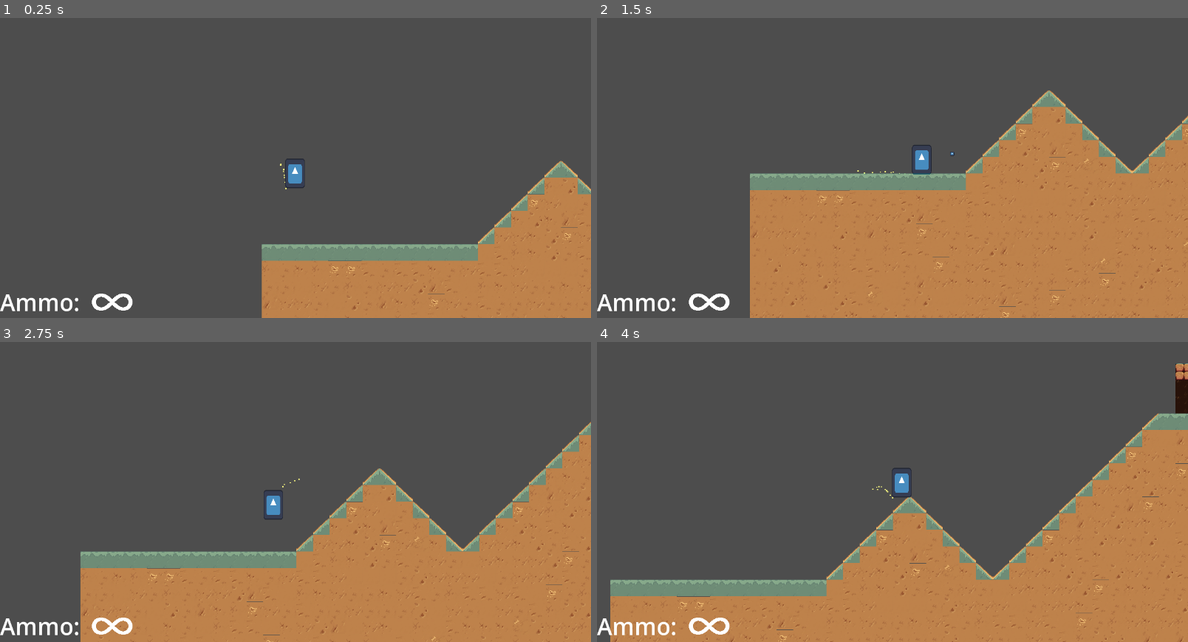
Above: before the commit, frames 1-4 (two rows, left to right).
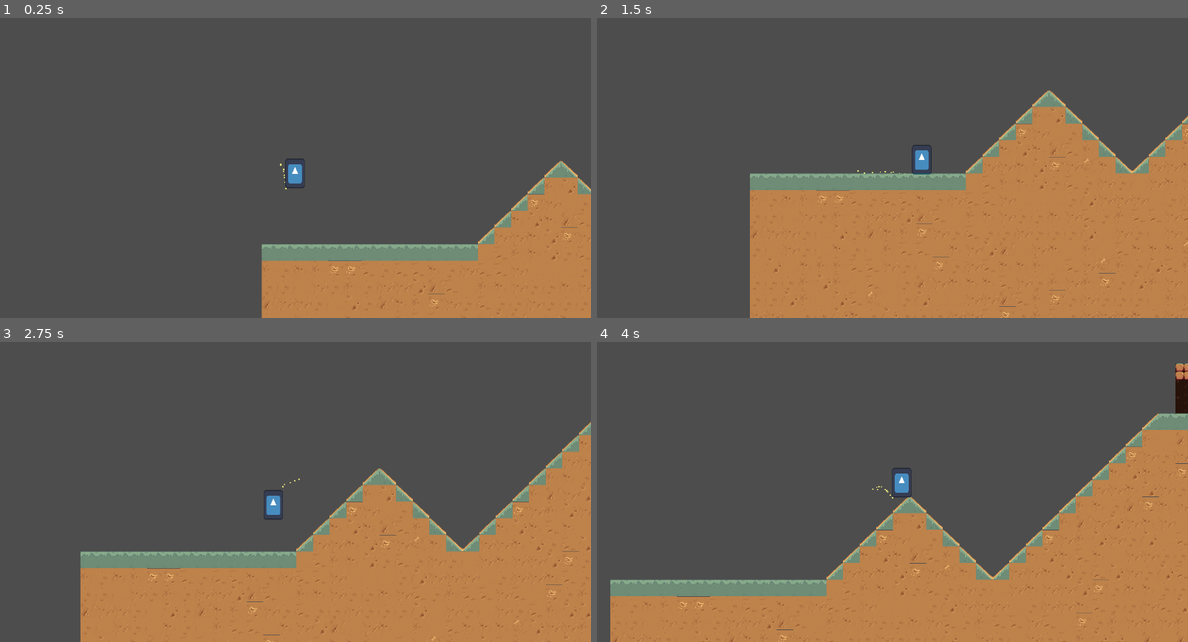
Above: after the commit, the same moments.

Repository: dzfrias/gladiator
Game: Godot game, scene res://scenes/mission.tscn
The game is run twice, just before and just after one commit, with the same random seed, the same clock (stepped at 60 frames per second) and the same inputs. This scene is started directly instead of the project's main scene. The engine's default icon, where the game draws it, is replaced by a stand-in: a white triangle on a blue panel in a dark square. Sound files missing from this copy of the repository are replaced by a short silence.
Inputs (mouse positions are in pixels of both pictures, inside the frame that each line leads up to):
- Up to frame 1 (0.25 s): no input
- Up to frame 2 (1.5 s): move the mouse to (715, 303) at 0.52 s; hold S (crouch) 0.53-1.28 s; hold D (right) from 0.53 s (still down); tap Space (jump) at 0.77, 1.07 s; move the mouse to (774, 168) at 1.27 s; click (774, 168) at 1.35 s
- Up to frame 3 (2.75 s): tap Space (jump) at 1.52, 1.82 s; move the mouse to (354, 402) at 2.02 s; release D (right) at 2.03 s; hold A (left) from 2.03 s (still down); hold I (interact) from 2.03 s (still down)
- Up to frame 4 (4 s): move the mouse to (862, 543) at 2.77 s; release A (left) at 2.78 s; release I (interact) at 2.78 s; hold D (right) from 2.78 s (still down); tap E (roll) at 2.85 s; tap Space (jump) at 3.02, 3.32, 3.77 s; move the mouse to (1069, 525) at 3.52 s; hold Shift (shield) from 3.53 s (still down)

The runs differ from the first frame. In frame 1, 0.5% of the frame differs, in the area x 0-23%, y 91-98%; in frame 2, 0.5%, in the area x 0-61%, y 44-98%; in frame 3, 0.5%; in frame 4, 0.5%.

Commit message:
Remove experimental code

Diff:
--- a/scripts/player/player.gd
+++ b/scripts/player/player.gd
@@ -23,9 +23,6 @@
 }
 
 func _ready() -> void:
-	var pistol := preload("res://resources/pistol.tres")
-	$Inventory.add_item(pistol)
-
 	$Health.died.connect(_on_health_died)
 	$Health.damage_taken.connect(_on_health_damage_taken)
 	$Inventory.on_item_switched.connect(_on_item_switched)
